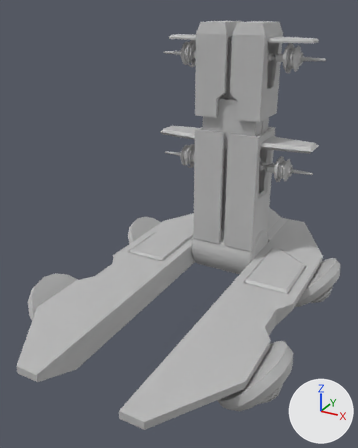
The FBX model Assets/Models/Payload/Models/Payload_mesh.fbx: old version first, new version second.
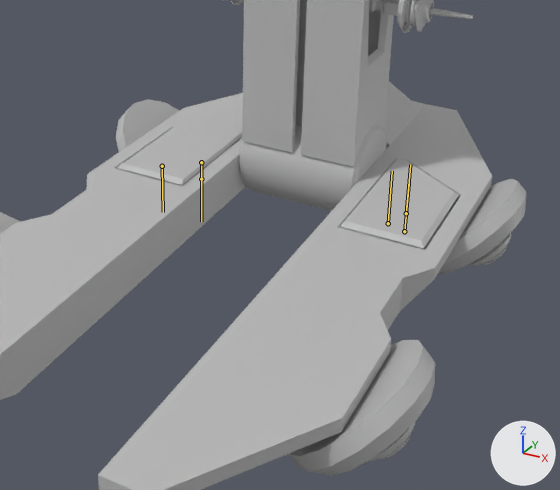
Old and new are each drawn whole from a camera (50 mm lens) standing at (2.72, -5.42, 4.37) and looking at (-0.14, -0.22, 1.76) and again close up on the part from 19% to 100% of the width and 37% to 94% of the height. Every picture has the same lights, and +X, +Y and +Z are marked at lower right. Both versions are drawn at the pose saved in each file; the numbers are the values there. The bones that change are drawn over the model as lines in the close-ups.

The first close-up shows 'Payload_rotator', 'payload_2:Cylinder003', 'payload_foundation', 'payload_foundation_panel1', 'payload_foundation_panel2', 'payload_gravity_wheel2', 'payload_gravity_wheel3', 'payload_gravity_wheel4', 'payload_shaft', 'tesla_main.001', 'turrent_ring1'.
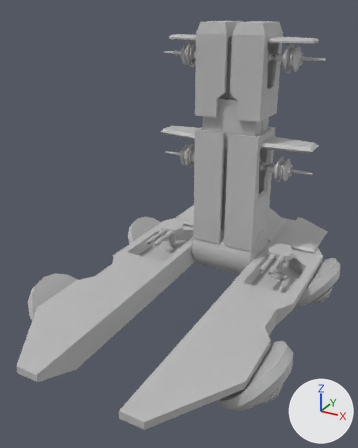
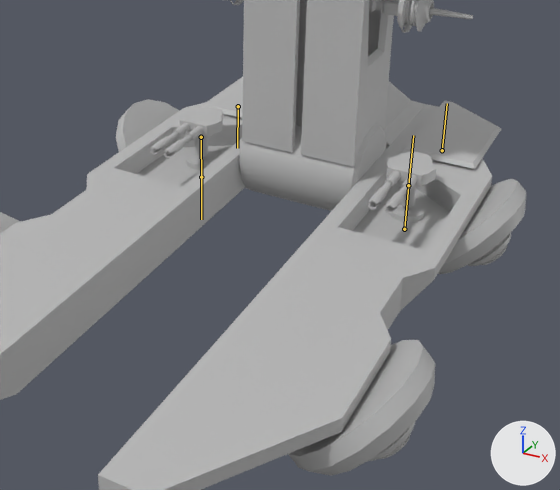
Commit message: Updated Payload turrent starting position

Changed parts and their boxes (x1, y1, x2, y2) in the close-ups (560 x 490 px):
'payload_foundation_panel2', posed (16% narrower, 24% shorter): before (340, 158, 459, 248); after (401, 101, 501, 169)
'payload_foundation_panel1', posed: before (116, 124, 242, 185); after (199, 77, 243, 118)
'Turrent_base', posed (not visible before): after (386, 153, 436, 186)
'Turrent_base1', posed: before (213, 153, 222, 161); after (180, 108, 223, 136)
'turrent_muzzle', posed: before (366, 234, 392, 241); after (368, 188, 404, 214)
'turrent_muzzle.001', posed: before (152, 177, 172, 183); after (150, 136, 185, 158)
'turrent_barrel_base.001', posed (not visible before): after (172, 123, 204, 141)
'turrent_back', posed (not visible before): after (406, 151, 432, 159)
'turrent_back.001', posed (not visible before): after (202, 107, 223, 114)
bone 'payload_turrent_1_r_jnt1', root to tip: before (201, 179) to (201, 221); after (201, 177) to (201, 219)
bone 'payload_lower_panel_r_jnt', root to tip: before (162, 166) to (163, 212); after (238, 106) to (237, 148)
bone 'payload_turrent_3_r_jnt', root to tip: before (201, 162) to (201, 205); after (201, 137) to (201, 181)
bone 'payload_turrent_1_r_jnt2', root to tip: before (404, 231) to (409, 183); after (404, 229) to (409, 181)
bone 'payload_lower_panel_r_jnt1', root to tip: before (388, 223) to (392, 171); after (442, 150) to (447, 103)
bone 'payload_turrent_3_r_jnt1', root to tip: before (406, 213) to (410, 164); after (408, 185) to (413, 135)

The edits, one by one:
Bone 'payload_turrent_1_r_jnt1' (bone_payload_turrent_1_r_jnt1) moves from (0.0, 0.0, 0.0) to (0.0, -2.1, 0.0).
Bone 'payload_lower_panel_r_jnt' (bone_payload_lower_panel_r_jnt) moves from (0.0, 0.0, 0.0) to (-131.5, 0.0, 0.0).
Bone 'payload_turrent_3_r_jnt' (bone_payload_turrent_3_r_jnt) moves from (0.0, 0.0, 0.0) to (0.0, -22.1, 0.0).
Bone 'payload_turrent_1_r_jnt2' (bone_payload_turrent_1_r_jnt2) moves from (0.0, 0.0, 0.0) to (0.0, 2.1, 0.0).
Bone 'payload_lower_panel_r_jnt1' (bone_payload_lower_panel_r_jnt1) moves from (0.0, 0.0, 0.0) to (131.5, 0.0, 0.0).
Bone 'payload_turrent_3_r_jnt1' (bone_payload_turrent_3_r_jnt1) moves from (0.0, 0.0, 0.0) to (0.0, 22.1, 0.0).
